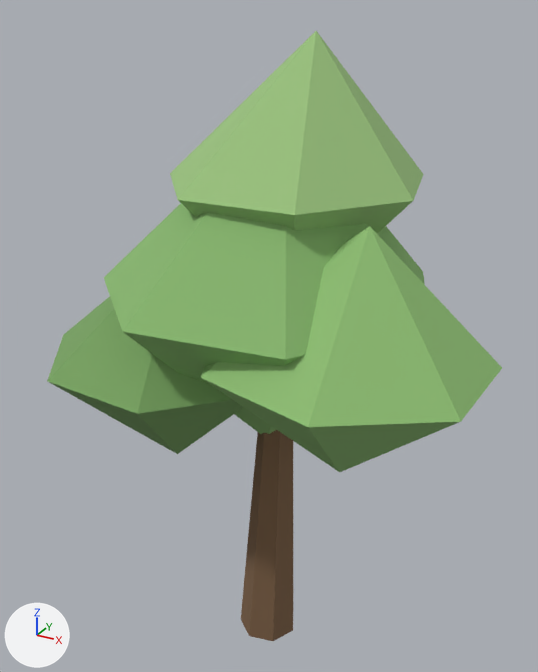
Before and after pictures for a commit that changed the glTF model Game/assets/street/models/ArrivalOak.glb.
The view is the same before and after, from a camera (50 mm lens) standing at (0.748, -1.355, 1.52) and looking at (-0.031, 0.06, 0.812). The axes (+X, +Y, +Z) are drawn at lower left. The lights are the same throughout. The older version comes first. Vertices at exactly the same position are counted once.
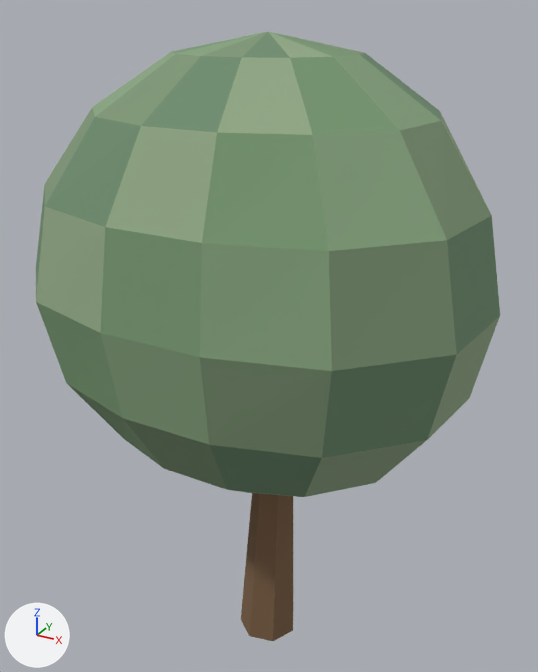
Commit message: 入口広場の鉢植えの樹冠を丸く作り直す

Where the change shows, as pixel boxes [x1, y1, x2, y2] in the pictures (538 x 672 px):
'Mesh_0', recoloured, reshaped: before [47, 31, 502, 641]; after [36, 31, 500, 641]
part 1 of me_mesh_0, rebuilt: before [104, 204, 425, 434]; after [36, 31, 500, 497]
part 2 of me_mesh_0, deleted (green): before [47, 296, 243, 454]
part 3 of me_mesh_0, deleted (green): before [170, 31, 502, 472]

Patch to the scene script:
```diff
--- a/Game/assets/street/models/ArrivalOak.glb.py
+++ b/Game/assets/street/models/ArrivalOak.glb.py
@@ mat_material_1 @@
 mat_material_1 = principled_material('Material_1')
-mat_material_1.base_color = (0.25, 0.48, 0.16)  # green #89b86f
+mat_material_1.base_color = (0.19, 0.32, 0.17)  # greyish green #799973
 mat_material_1.roughness = 0.95
@@ mat_material_2 @@
 mat_material_2 = principled_material('Material_2')
-mat_material_2.base_color = (0.19, 0.37, 0.12)  # green #79a461
+mat_material_2.base_color = (0.16, 0.27, 0.16)  # greyish green #6f8e6f
 mat_material_2.roughness = 0.95
@@ mat_material_3 @@
 mat_material_3 = principled_material('Material_3')
-mat_material_3.base_color = (0.27, 0.51, 0.17)  # green #8ebd73
+mat_material_3.base_color = (0.24, 0.37, 0.21)  # greyish green #86a47e
 mat_material_3.roughness = 0.95
@@ mat_material_4 @@
 mat_material_4 = principled_material('Material_4')
-mat_material_4.base_color = (0.33, 0.55, 0.21)  # green #9bc47e
+mat_material_4.base_color = (0.29, 0.4, 0.24)  # greyish green #93aa86
 mat_material_4.roughness = 0.95
@@ me_mesh_0 @@
 # used by ob_mesh_0; location = (0.0, 0.0, 0.0)
-me_mesh_0.from_pydata(...)  # 60 vertices, 91 faces; spans x -0.517..0.516, y -0.376..0.509, z 0.0..1.48
+me_mesh_0.from_pydata(...)  # 128 vertices, 217 faces; spans x -0.5..0.5, y -0.427..0.47, z 0.0..1.48
+# me_mesh_0 part 1: the loose piece of 9 vertices spanning x -0.357..0.378, y -0.351..0.367, z 0.57..1.35 is rebuilt with 113 vertices and now spans x -0.5..0.5, y -0.427..0.47, z 0.5..1.48
+# me_mesh_0 part 2: the loose piece of 9 vertices spanning x -0.517..0.067, y -0.34..0.219, z 0.5..1.06 is deleted
+# me_mesh_0 part 3
+# 18 vertices are removed from x -0.261..0.516, y -0.376..0.39, z 0.61..1.48
+# 28 faces are deleted
+# other edits to the shape of me_mesh_0 do not show in these pictures
 me_mesh_0.materials.append(mat_material_0)
```
